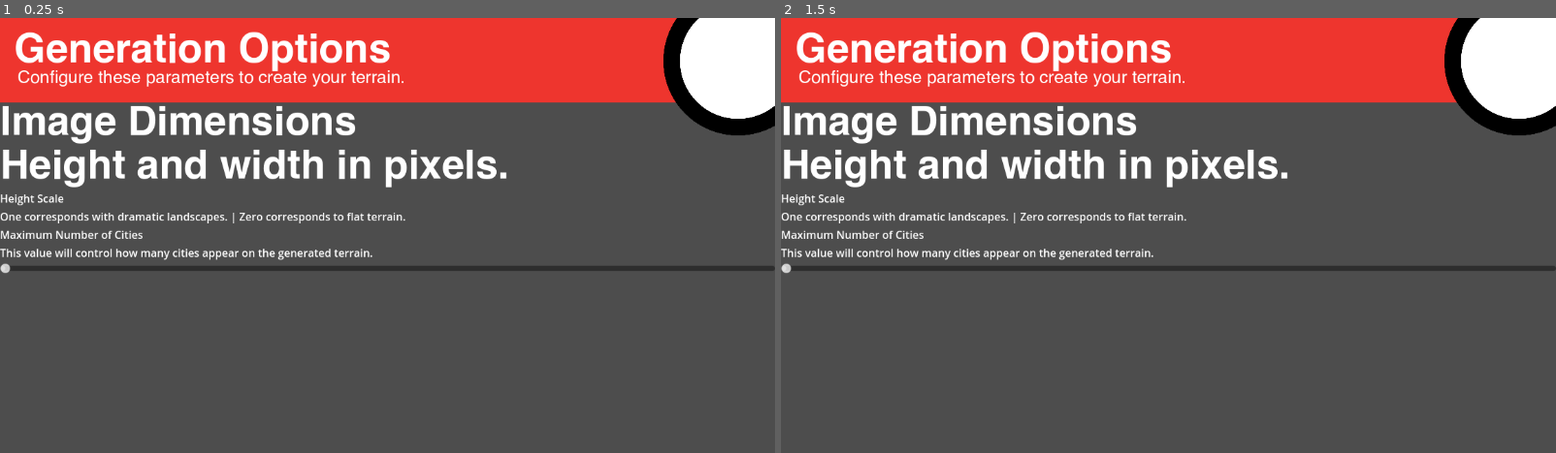
Above: before the commit, frames 1-2 (left to right).
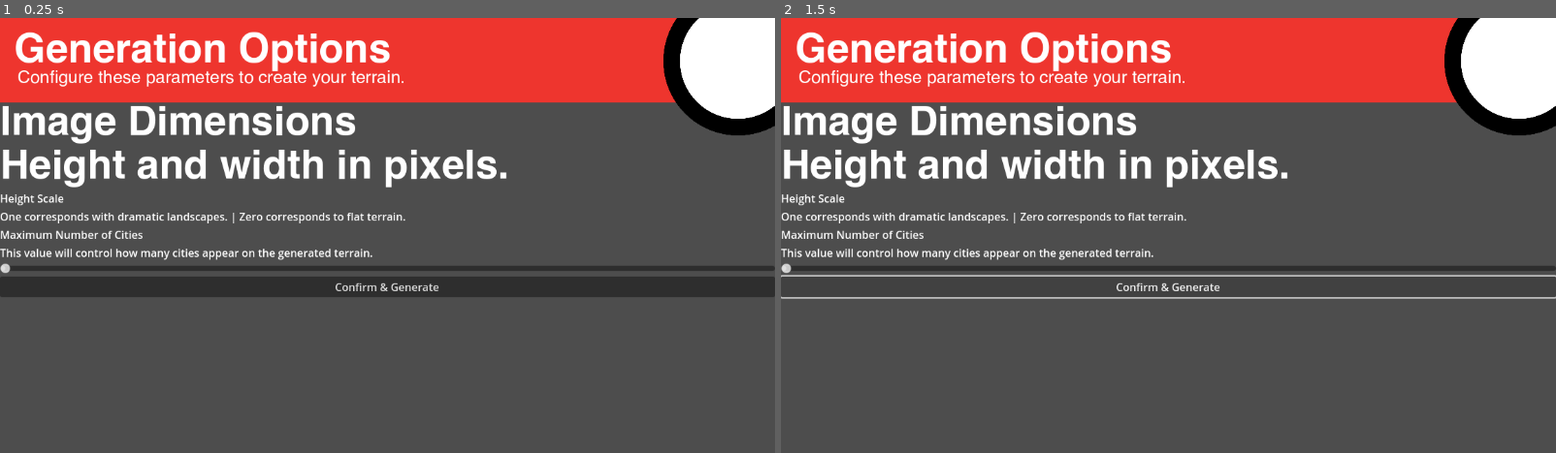
Above: after the commit, the same moments.

Repository: Train-Nerds/Train-Simulator
Game: Godot game, scene res://Scenes/start.tscn
Same seed, same stepped clock (60 frames per second), same inputs: the game is played once before the commit and once after it.
Inputs (mouse positions are in pixels of both pictures, inside the frame that each line leads up to):
- Up to frame 1 (0.25 s): no input
- Up to frame 2 (1.5 s): click (1168, 287) at 0.5 s, where only the run after the commit has a clickable "Confirm & Generate"; click (1168, 287) at 1.25 s, where only the run after the commit has a clickable "Confirm & Generate"

The runs differ from the first frame. In frame 1, 4.6% of the frame differs, in the area x 0-100%, y 59-65%; in frame 2, 1.0%.

Commit message:
Slider & Button Functionality
-Created startui.gd script for UI which includes functionality for slider change and button press.
-On button press, Brayden and I created a way for the code to write into a file a string. We will update this to be able to write user input like the amount of cities.

Co-Authored-By: bneill7 <149976886+bneill7@users.noreply.github.com>

Diff:
--- a/Train Simulation/Scenes/start.tscn
+++ b/Train Simulation/Scenes/start.tscn
@@ -1,6 +1,7 @@
-[gd_scene load_steps=4 format=3 uid="uid://c4v0py0r1jbcf"]
+[gd_scene load_steps=5 format=3 uid="uid://c4v0py0r1jbcf"]
 
 [ext_resource type="Theme" uid="uid://6pv3nu7jn0wk" path="res://Scenes/theme.tres" id="1_qkivj"]
+[ext_resource type="Script" path="res://Scenes/startui.gd" id="1_u52pd"]
 [ext_resource type="FontFile" uid="uid://b1q2cdmncwl3b" path="res://helvetica-255/Helvetica.ttf" id="2_nnb02"]
 [ext_resource type="Texture2D" uid="uid://dranh72nkn84e" path="res://helvetica-255/StopIcon.png" id="3_uffmu"]
 
@@ -11,6 +12,7 @@
 anchor_bottom = 1.0
 grow_horizontal = 2
 grow_vertical = 2
+script = ExtResource("1_u52pd")
 
 [node name="ColorRect" type="ColorRect" parent="."]
 layout_mode = 0
@@ -89,5 +91,13 @@
 text = "This value will control how many cities appear on the generated terrain."
 fit_content = true
 
-[node name="HSlider" type="HSlider" parent="VBoxContainer"]
+[node name="testSlider" type="HSlider" parent="VBoxContainer"]
 layout_mode = 2
+
+[node name="startButton" type="Button" parent="VBoxContainer"]
+layout_mode = 2
+text = "Confirm & Generate"
+
+[connection signal="drag_ended" from="VBoxContainer/testSlider" to="." method="_on_test_slider_drag_ended"]
+[connection signal="value_changed" from="VBoxContainer/testSlider" to="." method="_on_test_slider_value_changed"]
+[connection signal="pressed" from="VBoxContainer/startButton" to="." method="_on_start_button_pressed"]
--- /dev/null
+++ b/Train Simulation/Scenes/startui.gd
@@ -0,0 +1,31 @@
+extends Control
+
+@onready var my_slider := $VBoxContainer/testSlider
+@onready var my_start_button := $VBoxContainer/startButton
+
+# Called when the node enters the scene tree for the first time.
+func _ready():
+	pass # Replace with function body.
+
+
+# Called every frame. 'delta' is the elapsed time since the previous frame.
+func _process(delta):
+	pass
+
+
+
+func _on_test_slider_value_changed(value):
+	#placeholder for on value change
+	print("The value has been changed to ",value, " cities.")
+
+func _on_test_slider_drag_ended(value_changed):
+	#possible place to execute something once user is finished
+	#changing a value
+	pass # Replace with function body.
+
+
+func _on_start_button_pressed():
+	var file = FileAccess.open(ProjectSettings.globalize_path("res://") + "settings.txt", FileAccess.WRITE)
+	file.store_var("hello world")
+	file = null
+	#export user generation preferences
Binary file added: Train Simulation/settings.txt
Not shown, added: Train Simulation/.DS_Store
